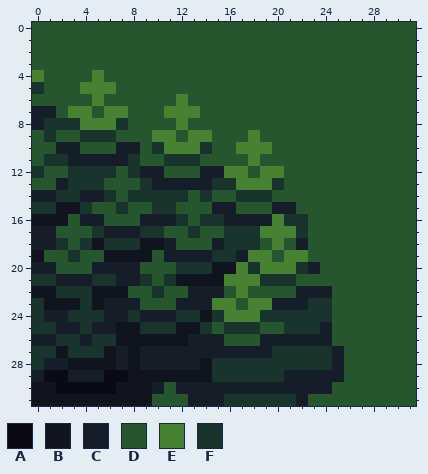
Two versions of one pixel-art file, ProjectAssets/Enviroment/AsepriteFiles/Forest/Forest_Wall_Up_Left_Inner_Corner.aseprite. Above, as it was before the edit.
32x32 pixels, 1 frame.
Palette (. is transparent): A #090a14  B #10141f  C #151d28  D #25562e  E #468232  F #19332d
Pixels before, first column x 0:
 0 DDDDDDDDDDDDDDDDDDDDDDDDDDDDDDDD
 1 DDDDDDDDDDDDDDDDDDDDDDDDDDDDDDDD
 2 DDDDDDDDDDDDDDDDDDDDDDDDDDDDDDDD
 3 DDDDDDDDDDDDDDDDDDDDDDDDDDDDDDDD
 4 EDDDDEDDDDDDDDDDDDDDDDDDDDDDDDDD
 5 FDDDEEEDDDDDDDDDDDDDDDDDDDDDDDDD
 6 DDDDDEDDDDDDEDDDDDDDDDDDDDDDDDDD
 7 CCDEEDEEDDDEEEDDDDDDDDDDDDDDDDDD
 8 CFFFEEEFDDDDEDDDDDDDDDDDDDDDDDDD
 9 DFDDFFFDDDEEDEEDDDEDDDDDDDDDDDDD
10 DDCCDDDCCDFEEEFDDEEEDDDDDDDDDDDD
11 DFFCCCCCFDDFFFDDDDEDDDDDDDDDDDDD
12 FDDFFFFDFCCDDDCCEEDEEDDDDDDDDDDD
13 DDCFFFDDDFCCCCCFFEEEFDDDDDDDDDDD
14 CCFFCCFDFFFFFDFDDFFFDDDDDDDDDDDD
15 FFBBFDDFDDFFDDDCCDDDCCDDDDDDDDDD
16 BBBDCCDDDCCCFDFFCCCCEFFDDDDDDDDD
17 CCDDDFCCCFFDDFDDFFFEEEFDDDDDDDDD
18 CCFDFBFFFBBCDDDCFFFDEDCDDDDDDDDD
19 BDDFDDBBBBDCCCCFFCEEDEEDDDDDDDDD
20 CCDDDCCCCDDDFFFBBEFEEEFCDDDDDDDD
21 FFCCCFFCCFDFBBBBEEEFFFDDDDDDDDDD
22 BBFFFBBBDDFDDCCCDEDDDDCCCDDDDDDD
23 FBBBFBCCCDDDCCCEEDEECCCFFDDDDDDD
24 FCCFFFCCFCCCFFBFEEEFFFFFFDDDDDDD
25 FFCCFCCBBFFFBBFDFFFDDFFFCDDDDDDD
26 CCFFCFFBBBBBBCCCDDDCCCCCCDDDDDDD
27 FFBFFFBCBCCCCCCCCCCCFFFFFCDDDDDD
28 FCCBBBBCBCCCCCBFFFFFFFFFFCDDDDDD
29 CAACCCAABBBBBBBFFFFFFCCCCCDDDDDD
30 BBAAAAABBBCDCCCCCCCCCCCCCDDDDDDD
31 BBBBBBBBBBDDDCCCFFFFFFCDDDDDDDDD
The same view after the edit:
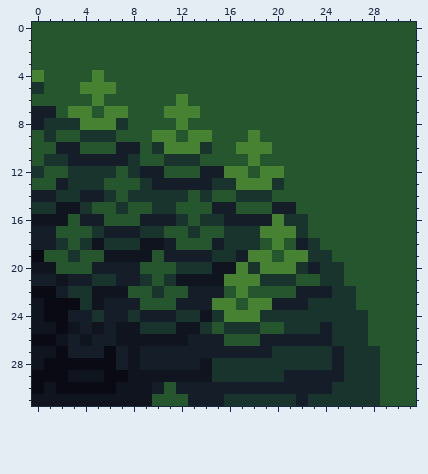
From old to new:
{"y":18,"x":23,"old":"D","new":"F"}
{"y":19,"x":0,"old":"B","new":"A"}
{"y":19,"x":23,"old":"DD","new":"FF"}
{"y":20,"x":0,"old":"CC","new":"BB"}
{"y":20,"x":24,"old":"DD","new":"FF"}
{"y":21,"x":0,"old":"FFC","new":"CCB"}
{"y":21,"x":24,"old":"DD","new":"FF"}
{"y":22,"x":0,"old":"BBF","new":"AAC"}
{"y":22,"x":25,"old":"DD","new":"FF"}
{"y":23,"x":0,"old":"FBBB","new":"BAAA"}
{"y":23,"x":25,"old":"DD","new":"FF"}
{"y":24,"x":0,"old":"FCCFF","new":"BAACC"}
{"y":24,"x":25,"old":"DDD","new":"FFF"}
{"y":25,"x":0,"old":"FFCCFC","new":"BBABCB"}
{"y":25,"x":25,"old":"DDD","new":"FFF"}
{"y":26,"x":0,"old":"CCFFCFF","new":"AABCBCC"}
{"y":26,"x":25,"old":"DDD","new":"FFF"}
{"y":27,"x":0,"old":"FFBFFFB","new":"BBACCCA"}
{"y":27,"x":26,"old":"DDD","new":"FFF"}
{"y":28,"x":0,"old":"FCCBBBB","new":"BAAAAAA"}
{"y":28,"x":26,"old":"DDD","new":"FFF"}
{"y":29,"x":0,"old":"C","new":"A"}
{"y":29,"x":3,"old":"CCC","new":"BBB"}
{"y":29,"x":26,"old":"DDD","new":"FFF"}
{"y":30,"x":0,"old":"B","new":"A"}
{"y":30,"x":25,"old":"DDDD","new":"FFFF"}
{"y":31,"x":23,"old":"DDDDDD","new":"FFFFFF"}
{"label":"changed","picture_box":[308,238,380,406]}
{"label":"changed","picture_box":[32,250,116,394]}
